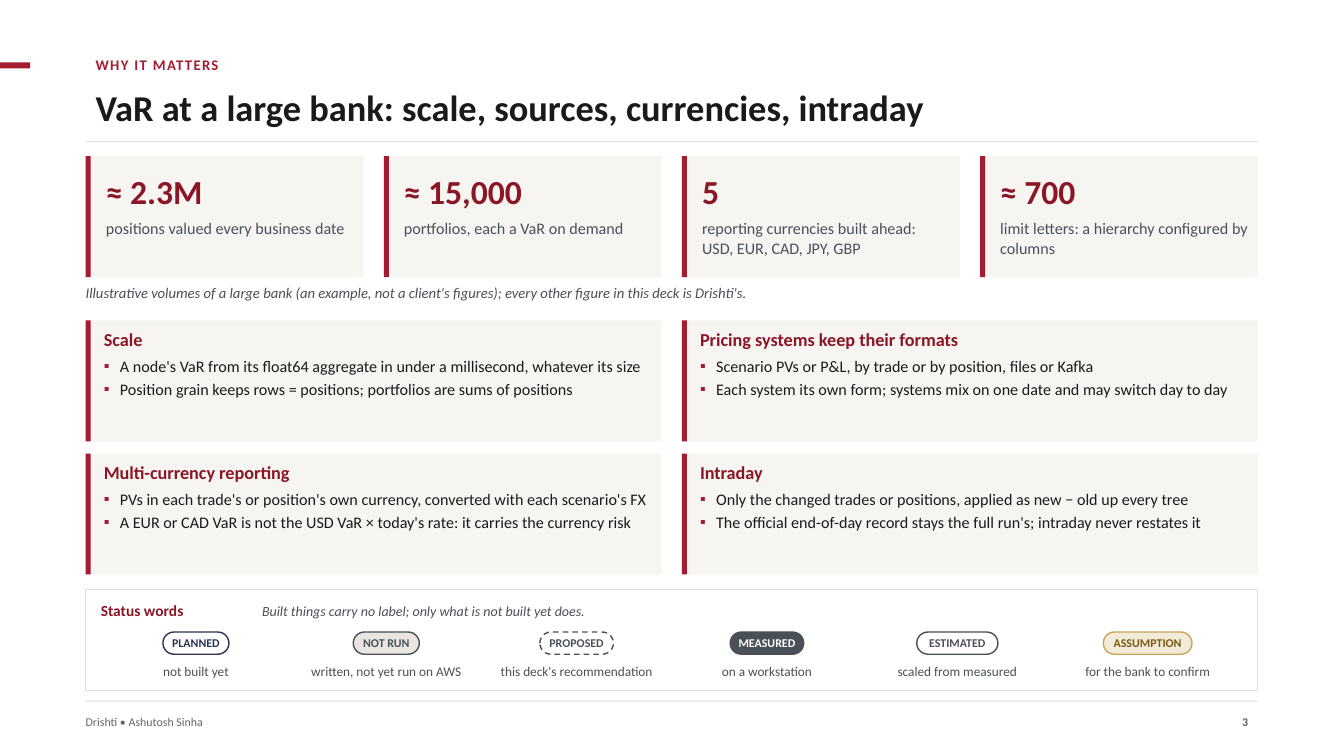
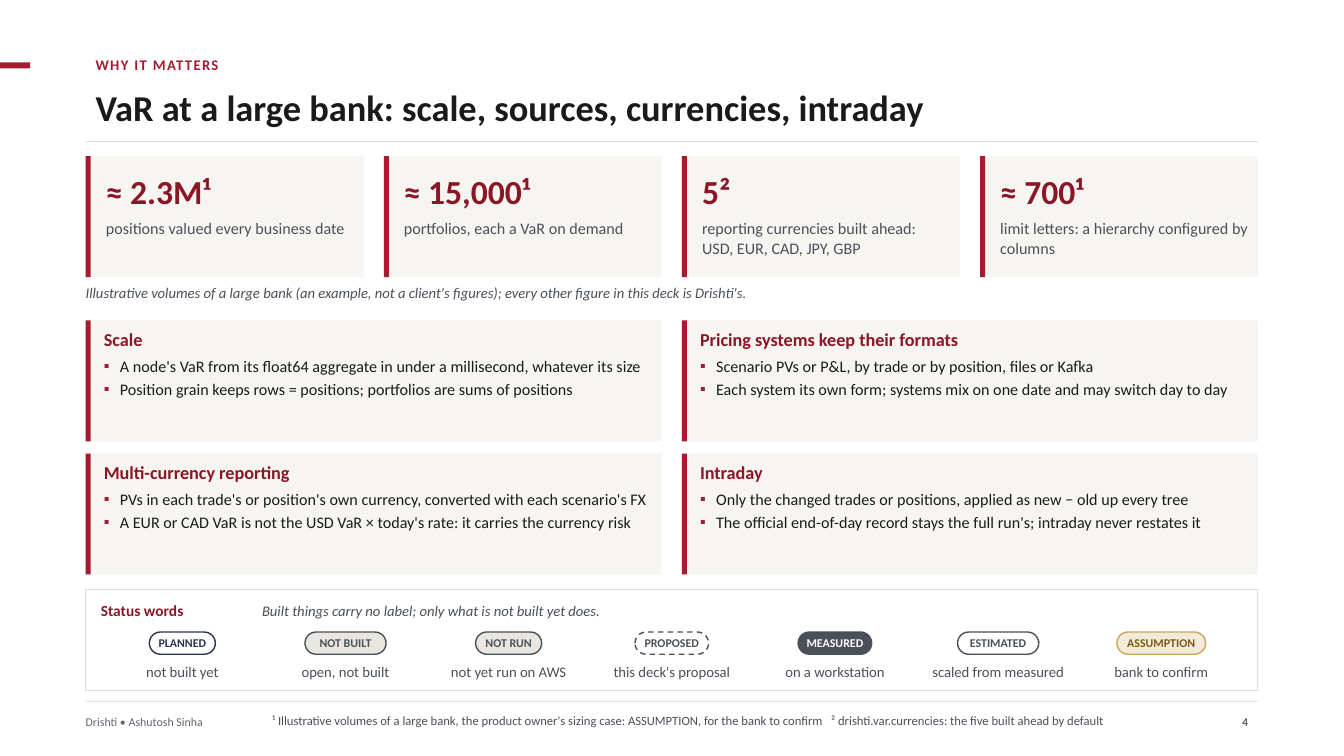
Before and after one commit to ajsinha/drishti, a slide deck: slide 4 of docs/publications/Drishti-VaR-Engine.pptx (slide 3 before the commit). Drawn at 1344x756 pixels with LibreOffice and Linux fonts; fonts in the diff are those of the drawing. Boxes give left, top, right and bottom in pixels: in the first picture for what was removed or moved away, otherwise in the second. Text is boxed around its words. In the diff, an @@ line names an element or a change of style, - is before the commit and + after.

Commit message:
Decks reorganised: one shape for every deck, the two AWS decks merged into Drishti-on-AWS, the VaR deck with the Market and World editions and one roadmap, every estimate footnoted with its derivation (figures corrected: shard owner 128 GB RAM and a 36 GB heap, 330-650 req/s); EXPOSURE_GUIDE 27.3's seven-year path storage is about 130 TB

```diff
--- a/docs/publications/Drishti-VaR-Engine.pptx
+++ b/docs/publications/Drishti-VaR-Engine.pptx
@@ text at box(130, 178, 211, 205): text changed @@
-≈ 2.3M
+≈ 2.3M¹
@@ text at box(428, 178, 530, 209): text changed @@
-≈ 15,000
+≈ 15,000¹
@@ text at box(702, 178, 730, 205): text changed @@
-5
+5²
@@ text at box(1024, 178, 1083, 205): text changed @@
-≈ 700
+≈ 700¹
@@ text "Built things carry no label; ..." at box(262, 606, 599, 619): size 10 to 10.5 pt @@
@@ rounded rectangle "PLANNED": place and size @@
-rounded rectangle "PLANNED" at box(163, 632, 230, 654)
+rounded rectangle "PLANNED" at box(149, 632, 216, 654)
@@ rounded rectangle "NOT BUILT": place and size @@
-rounded rectangle "NOT BUILT" at box(353, 632, 419, 654)
+rounded rectangle "NOT BUILT" at box(306, 632, 387, 654)
@@ text in rounded rectangle at box(320, 639, 372, 647): text changed @@
-NOT RUN
+NOT BUILT
@@ rounded rectangle added at box(476, 632, 542, 654), fill #E9E6E1, outline #4A5058 1 pt, 8.5 pt, text #4A5058, bold @@
+NOT RUN
@@ rounded rectangle "PROPOSED": place and size @@
-rounded rectangle "PROPOSED" at box(540, 632, 614, 654)
+rounded rectangle "PROPOSED" at box(635, 632, 709, 654)
@@ size 9.5 to 10.5 pt in 3 elements at box(146, 667, 219, 680), box(932, 667, 1064, 677), box(785, 667, 884, 677) @@
@@ text "on a workstation": place and size @@
-text "on a workstation" at box(722, 666, 812, 676)
+text "on a workstation" at box(785, 667, 884, 677)
@@ rounded rectangle "MEASURED": place and size @@
-rounded rectangle "MEASURED" at box(730, 632, 804, 654)
+rounded rectangle "MEASURED" at box(799, 632, 872, 654)
@@ text "scaled from measured": place and size @@
-text "scaled from measured" at box(898, 666, 1017, 676)
+text "scaled from measured" at box(932, 667, 1064, 677)
@@ rounded rectangle "ESTIMATED": place and size @@
-rounded rectangle "ESTIMATED" at box(918, 632, 999, 654)
+rounded rectangle "ESTIMATED" at box(958, 632, 1040, 654)
@@ rounded rectangle "ASSUMPTION": place and size @@
-rounded rectangle "ASSUMPTION" at box(1104, 632, 1193, 654)
+rounded rectangle "ASSUMPTION" at box(1117, 632, 1206, 654)
@@ text added at box(302, 667, 389, 680), 10.5 pt, text #4A5058 @@
+open, not built
@@ text at box(451, 667, 567, 680): text changed; size 9.5 to 10.5 pt @@
-written, not yet run on AWS
+not yet run on AWS
@@ text at box(614, 667, 730, 680): text changed; size 9.5 to 10.5 pt @@
-this deck's recommendation
+this deck's proposal
@@ text at box(1114, 667, 1208, 677): text changed; size 9.5 to 10.5 pt @@
-for the bank to confirm
+bank to confirm
@@ text added at box(272, 715, 1103, 727), 9 pt, text #4A5058 @@
+¹ Illustrative volumes of a large bank, the product owner's sizing case: ASSUMPTION, for the bank to confirm ² drishti.var.currencies: the five built ahead by default
@@ page number at box(1242, 718, 1248, 726): text changed @@
-3
+4
```
Also in this commit, not shown: 33 other slides changed, 14 slides added, 4 slides removed, 13 other files.
